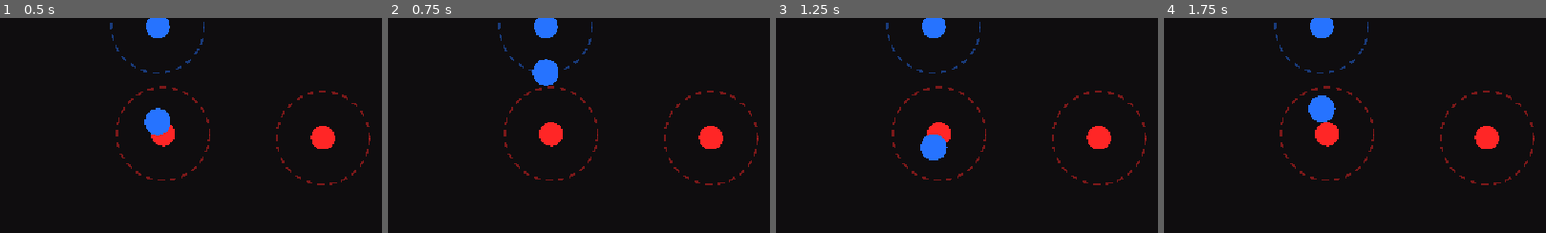
Above: before the commit, frames 1-4 (left to right).
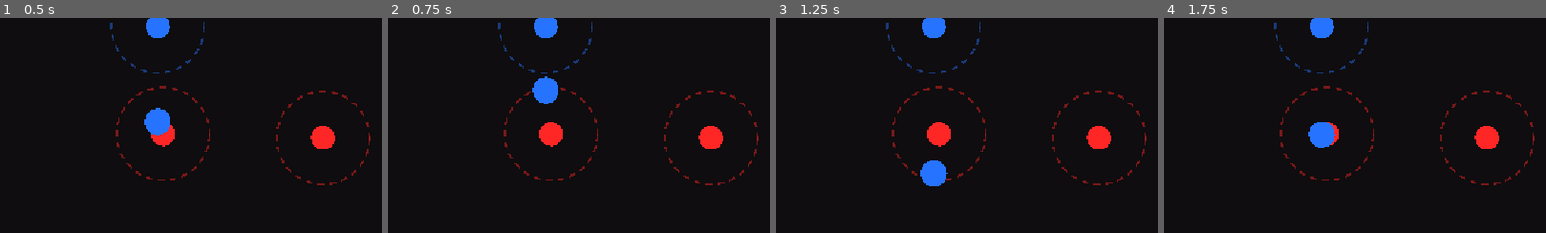
Above: after the commit, the same moments.

Repository: e-neuf/summer-summit-game-jam
Game: Godot game, scene res://levels/Level0.tscn
The game is run twice, just before and just after one commit, with the same random seed, the same clock (stepped at 60 frames per second) and the same inputs. The engine's default icon, where the game draws it, is replaced by a stand-in: a white triangle on a blue panel in a dark square.
Inputs:
- Up to frame 1 (0.5 s): no input
- Up to frame 2 (0.75 s): click "RESTART" at 0.5 s
- Up to frame 3 (1.25 s): no input
- Up to frame 4 (1.75 s): click "RESTART" at 1.25 s
The pictures show only the part of the screen within x 0-50%, y 29-79%; the shares and areas given below are measured in that part.

Frame 1 is identical in both runs. In frame 2, 1.0% of the frame differs, in the area x 37-45%, y 19-40%; in frame 3, 1.3%; in frame 4, 1.3%, in the area x 37-45%, y 36-61%.
Error after the commit: Invalid call. Nonexistent function 'set_polarity' in base 'CharacterBody2D (main_character.gd)'. (res://scripts/level.gd:25)

Commit message:
restart button now properly updates the player colour

Diff:
--- a/scripts/level.gd
+++ b/scripts/level.gd
@@ -22,5 +22,5 @@
 # Resets the player's position and polarity
 func restart_level() -> void:
 	player.global_position = player_start_pos
-	player.polarity = player_start_polarity
+	player.set_polarity(player_start_polarity)
 	player.velocity = Vector2.ZERO
